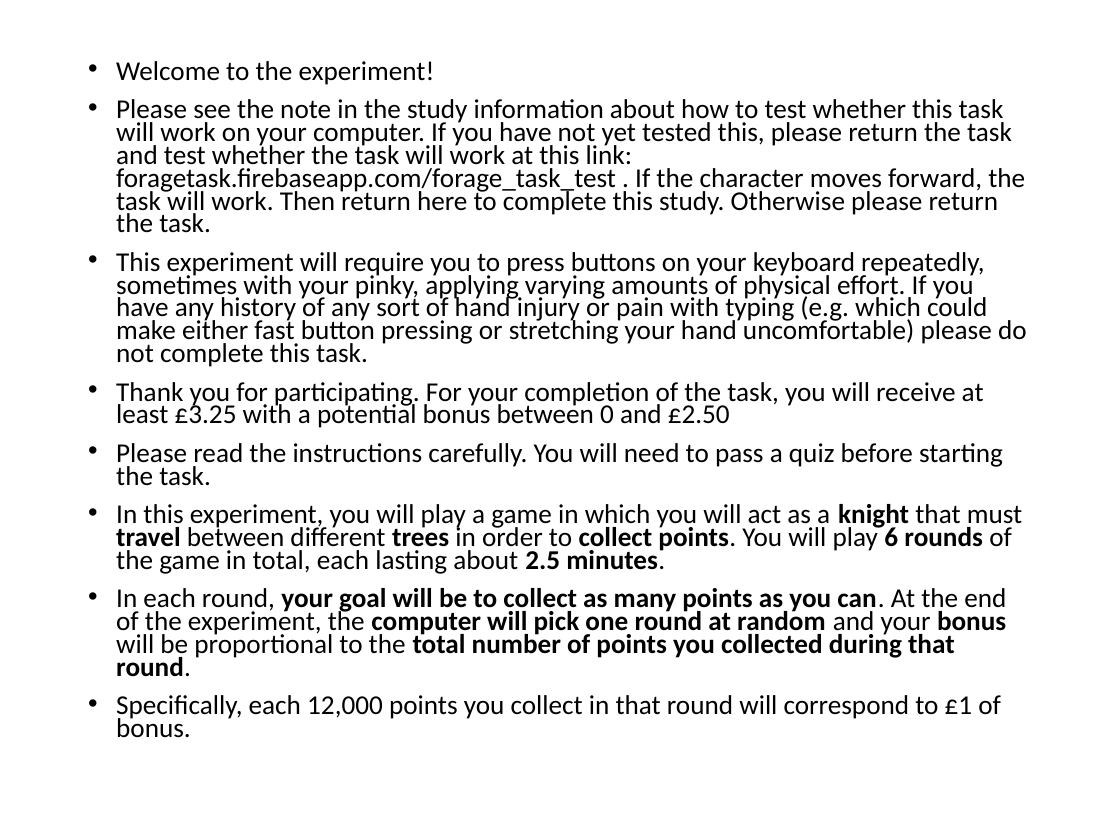
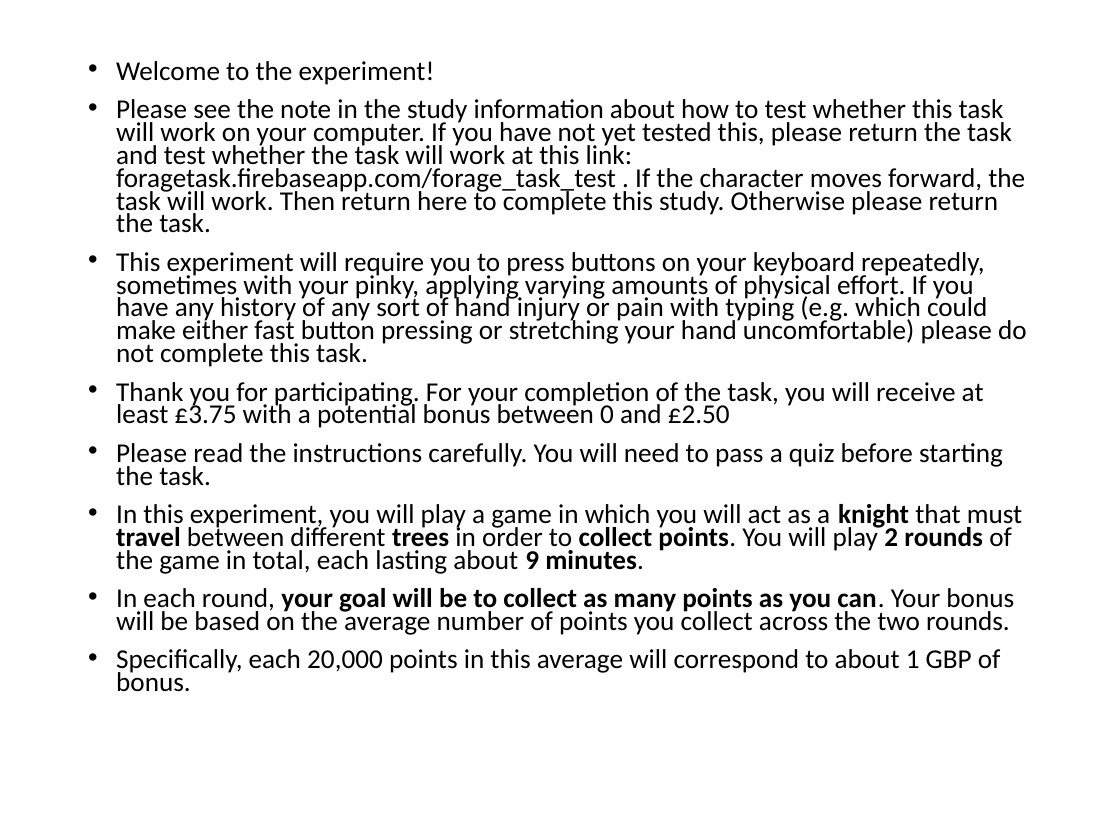
Before and after one commit to evanrussek/forage_jsp_2, a slide deck: slide 1 of public/ver_6/Stimuli/forage_instructions.pptx. Drawn at 1120x840 pixels with LibreOffice and Linux fonts; fonts in the diff are those of the drawing. Boxes give left, top, right and bottom in pixels: in the first picture for what was removed or moved away, otherwise in the second. Text is boxed around its words. In the diff, an @@ line names an element or a change of style, - is before the commit and + after.

```diff
--- a/public/ver_6/Stimuli/forage_instructions.pptx
+++ b/public/ver_6/Stimuli/forage_instructions.pptx
@@ text at (116, 382, 984, 428): text changed @@
-• Thank you for participating. For your completion of the task, you will receive at least £3.25 with a potential bonus between 0 and £2.50
+• Thank you for participating. For your completion of the task, you will receive at least £3.75 with a potential bonus between 0 and £2.50
@@ text at (116, 504, 1022, 692): text changed @@
-• In this experiment, you will play a game in which you will act as a knight that must travel between different trees in order to collect points. You will play 6 rounds of the game in total, each lasting about 2.5 minutes.
-• In each round, your goal will be to collect as many points as you can. At the end of the experiment, the computer will pick one round at random and your bonus will be proportional to the total number of points you collected during that round.
-• Specifically, each 12,000 points you collect in that round will correspond to £1 of bonus.
+• In this experiment, you will play a game in which you will act as a knight that must travel between different trees in order to collect points. You will play 2 rounds of the game in total, each lasting about 9 minutes.
+• In each round, your goal will be to collect as many points as you can. Your bonus will be based on the average number of points you collect across the two rounds.
+• Specifically, each 20,000 points in this average will correspond to about 1 GBP of bonus.
```
Also in this commit, not shown: 7 other slides changed, 1 slide added, 1 slide removed, 16 other files.
